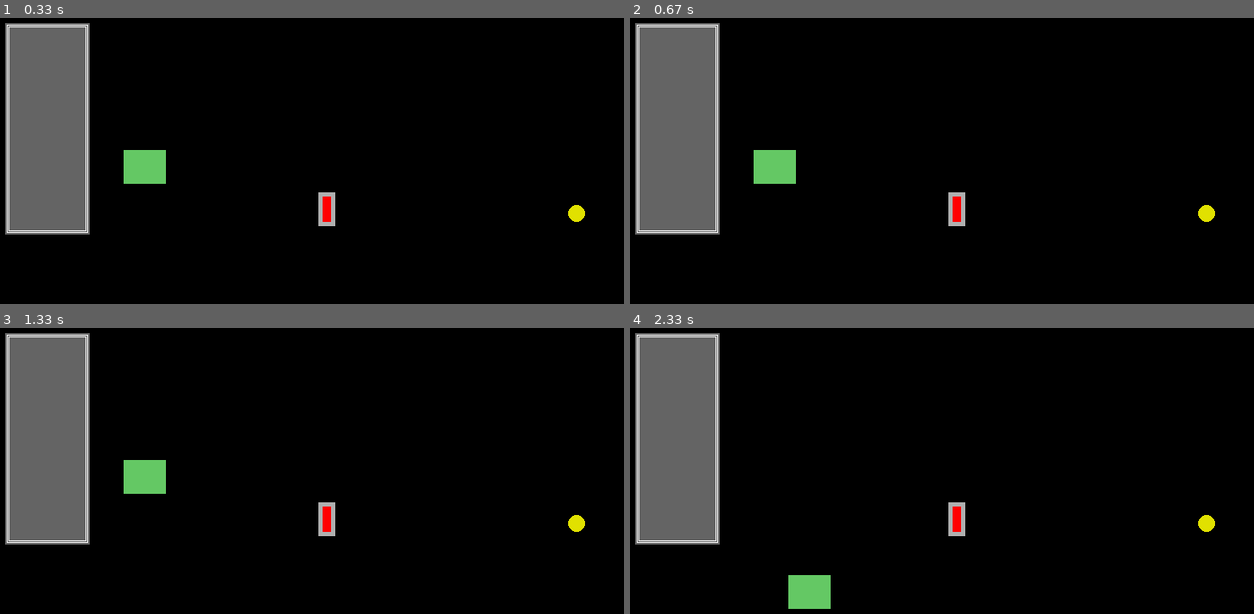
Above: before the commit, frames 1-4 (two rows, left to right).
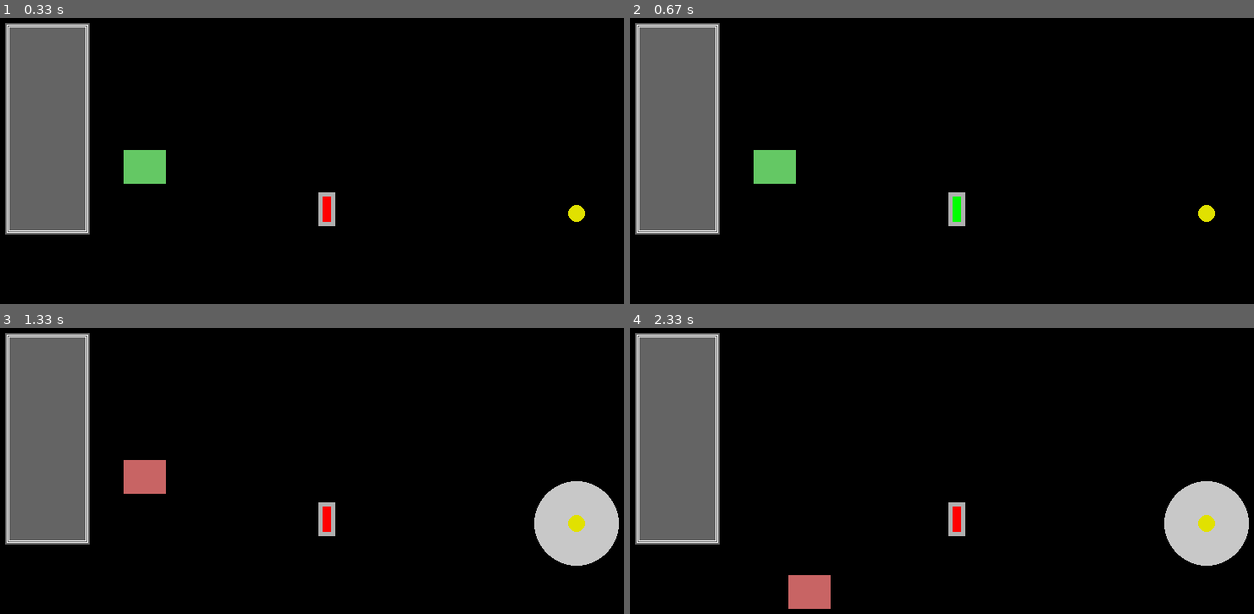
Above: after the commit, the same moments.

Repository: Sulles/YOLOL_Simulator
Game: pygame game, started from Simulator/main.py
Two runs of this game, one before a commit and one after it. Both use one fixed random seed, a clock stepped at 60 frames per second and the inputs below.
Inputs (mouse positions are in pixels of both pictures, inside the frame that each line leads up to):
- Up to frame 1 (0.33 s): no input
- Up to frame 2 (0.67 s): click (954, 209) at 0.38 s
- Up to frame 3 (1.33 s): press the mouse at (324, 519) at 0.7 s; move the mouse to (249, 485) at 0.8 s; release the mouse at (174, 450) at 0.93 s; press the mouse at (143, 476) at 1.03 s; move the mouse to (118, 516) at 1.13 s; release the mouse at (93, 556) at 1.27 s
- Up to frame 4 (2.33 s): right-click (810, 591) at 1.38 s; press the mouse at (810, 591) at 1.7 s; move the mouse to (873, 513) at 1.8 s; release the mouse at (935, 436) at 1.93 s; press the mouse at (810, 591) at 2.03 s; move the mouse to (1016, 485) at 2.13 s; release the mouse at (1222, 382) at 2.27 s

Frame 1 is identical in both runs. In frame 2, 0.1% of the frame differs, in the area x 51-54%, y 62-72%; in frame 3, 3.8%, in the area x 19-100%, y 46-84%; in frame 4, 3.8%.

Commit message:
fixed regression issues, bug in button internal state processing

Diff:
--- a/Simulator/Classes/Button.py
+++ b/Simulator/Classes/Button.py
@@ -65,16 +65,17 @@
 
     def toggle_internal_state(self):
         self.internal_state = (self.internal_state + 1) % 2
+        print('"%s" Internal state is: %d' % (self.name, self.internal_state))
         if self.internal_state:
             return self.update_state(self.buttononstate)
         else:
             return self.update_state(self.buttonoffstate)
 
-    def update_state(self, new_state):
+    def update_state(self, new_state=None):
         print('"{0}" buttonstate updated from {1} to {2}'.format(self.name, self.buttonstate, new_state))
         self.buttonstate = new_state
         self.run_assert()
-        self._update_color(self.buttonstate)
+        self._update_color(self.internal_state)
         return dict(buttonstate=copy(self.buttonstate))
 
     def get_attributes(self):
@@ -88,7 +89,8 @@
         """
         try:
             if self.attribute_map[attr] == 'buttonstate':
-                self.update_state(new_value)
+                print('"{0}" changed from {1} to {2}'.format(attr, self.buttonstate, new_value))
+                self.buttonstate = new_value
             elif self.attribute_map[attr] == 'buttononstate':
                 print('"{0}" changed from {1} to {2}'.format(attr, self.buttononstate, new_value))
                 self.buttononstate = new_value
--- a/Simulator/Classes/Chip.py
+++ b/Simulator/Classes/Chip.py
@@ -139,9 +139,6 @@
                 self.chipwait -= 1
                 print('Chip wait decremented to: %d' % self.chipwait)
 
-            # create kwargs copy to compare if anything has changed
-            kwargs_copy = copy(self.kwargs)
-
             # TODO: if only 1 line in AST, make sure lines 2-20 are also 'executed'
             # print('Starting to execute line %d' % self.current_line)
             if self.lines[self.current_line - 1] is not None:
@@ -150,10 +147,7 @@
                 if goto:
                     # print('Got goto: %d' % goto)
                     self.current_line = goto
-
-            # only update kwargs if something changed
-            if self.kwargs != kwargs_copy:
-                return copy(self.kwargs)
+            return copy(self.kwargs)
         else:
             print('ERROR: Tried to run next line too soon!')
             return None
--- a/Simulator/Classes/YoPy/YoPy_test_chip.py
+++ b/Simulator/Classes/YoPy/YoPy_test_chip.py
@@ -2,5 +2,7 @@
 
 
 def line_1(kwargs):
+    kwargs['GLOBAL_buttononstate'] = 0
+    kwargs['GLOBAL_buttonoffstate'] = 1
     kwargs['GLOBAL_lampon'] = kwargs['GLOBAL_buttonstate']
     return kwargs, None
--- a/Simulator/Classes/YoPy/test_chip.txt
+++ b/Simulator/Classes/YoPy/test_chip.txt
@@ -1 +1 @@
-{"version":"0.3.0","metadata":{"exporter":"cylon_ast 0.3.2"} …(81 unchanged characters)… :"statement::assignment","identifier":":lampon","operator":"=","value":{"type":"expression::identifier","name":":buttonstate"}}]}]}}
+{"version":"0.3.0","metadata":{"exporter":"cylon_ast 0.3.2"} …(81 unchanged characters)… :"statement::assignment","identifier":":buttononstate","operator":"=","value":{"type":"expression::number","num":"0"}},{"type":"statement::assignment","identifier":":buttonoffstate","operator":"=","value":{"type":"expression::number","num":"1"}},{"type":"statement::assignment","identifier":":lampon","operator":"=","value":{"type":"expression::identifier","name":":buttonstate"}}]}]}}
--- a/Simulator/main.py
+++ b/Simulator/main.py
@@ -120,6 +120,11 @@
                                 # all_networks.append(create_new_network())
                             else:
                                 option_screen.show_incomplete_feature()
+                    # not option screen, interact with all objects as normal
+                    else:
+                        print('Left click found: {}'.format(event.pos))
+                        for network in all_networks:
+                            network.handle_action(event.pos, action_type='LEFT_MOUSE_DOWN')
 
             # MOUSE BUTTON UP
             elif event.type == MOUSEBUTTONUP:
